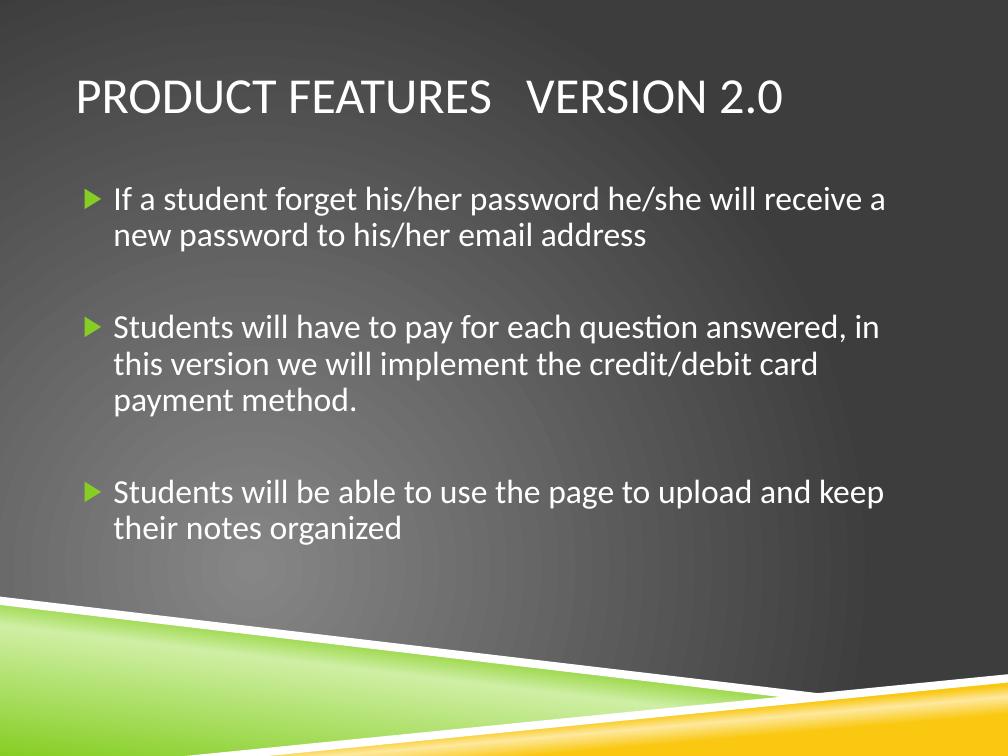
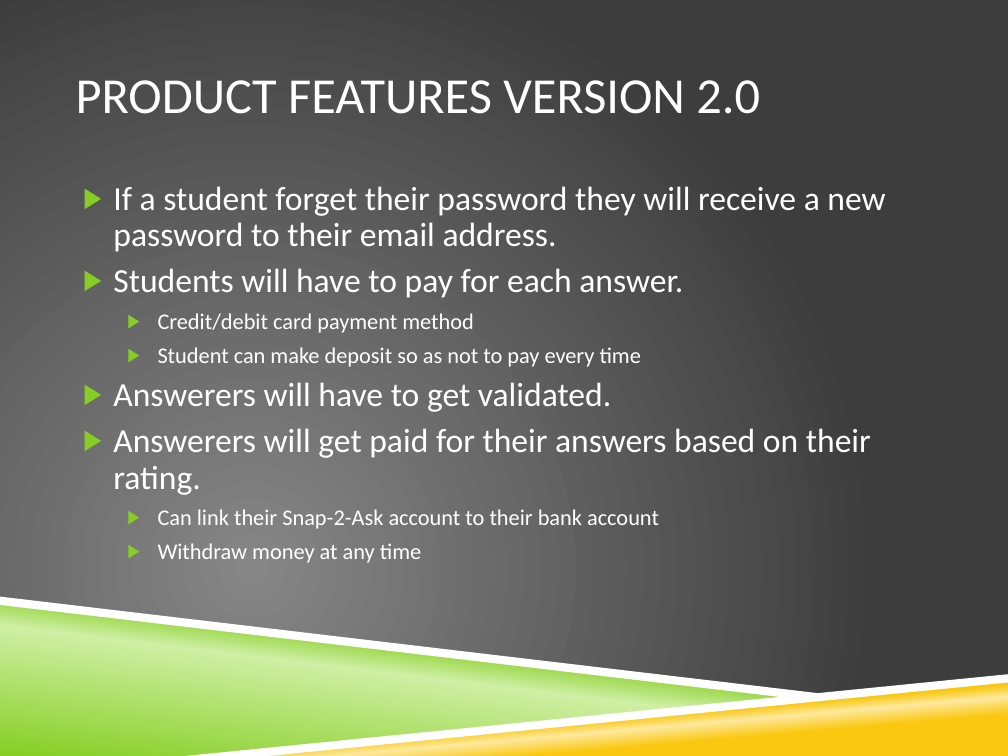
Before and after one commit to razfriman/Snap2Ask, a slide deck: slide 10 of Proposal.pptx. Drawn at 1008x756 pixels with LibreOffice and Linux fonts; fonts in the diff are those of the drawing; background and template pictures are left out. Boxes give left, top, right and bottom in pixels: in the first picture for what was removed or moved away, otherwise in the second. Text is boxed around its words. In the diff, an @@ line names an element or a change of style, - is before the commit and + after.

```diff
--- a/Proposal.pptx
+++ b/Proposal.pptx
@@ title "PRODUCT FEATURES VERSION 2.0" rewrapped from (76,80,783,114) to (76,80,760,114) @@
@@ text at (113,186,885,563): text changed @@
-▶ If a student forget his/her password he/she will receive a new password to his/her email address
-▶ Students will have to pay for each question answered, in this version we will implement the credit/debit card payment method.
-▶ Students will be able to use the page to upload and keep their notes organized
+▶ If a student forget their password they will receive a new password to their email address.
+▶ Students will have to pay for each answer.
+  ▶ Credit/debit card payment method
+  ▶ Student can make deposit so as not to pay every time
+▶ Answerers will have to get validated.
+▶ Answerers will get paid for their answers based on their rating.
+  ▶ Can link their Snap-2-Ask account to their bank account
+  ▶ Withdraw money at any time
```
Also in this commit, not shown: 7 other slides changed.
